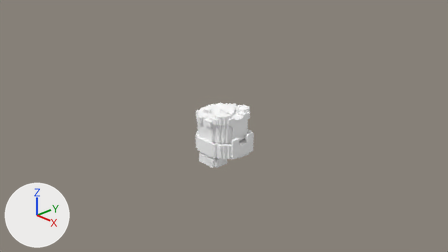
The Blender file src/galois/data/npcs/mossy_mucker_animations.blend, before and after one commit.
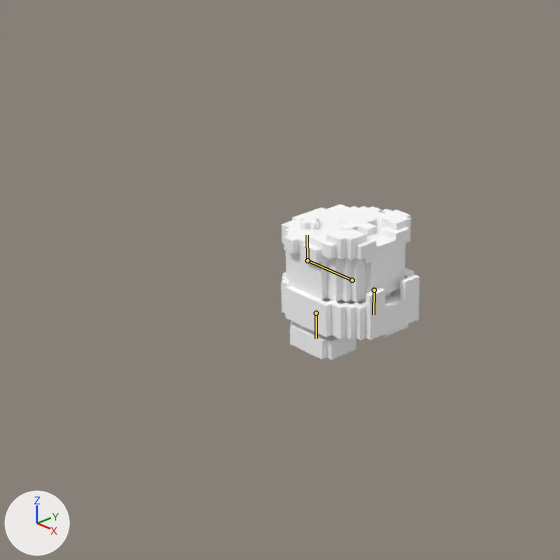
Old and new are each drawn from the file's camera 'Camera' and again close up on the part from 17% to 70% of the width and 7% to 100% of the height. Arrows for +X, +Y and +Z are at lower left; the lights stay in place. The last two pictures show the newer version. The bones that bend it are drawn over the model as lines in the close-ups.

Names of what the first close-up shows: 'Body', 'Head', 'L_Leg', 'R_Leg'.
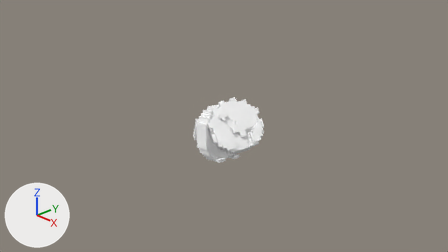
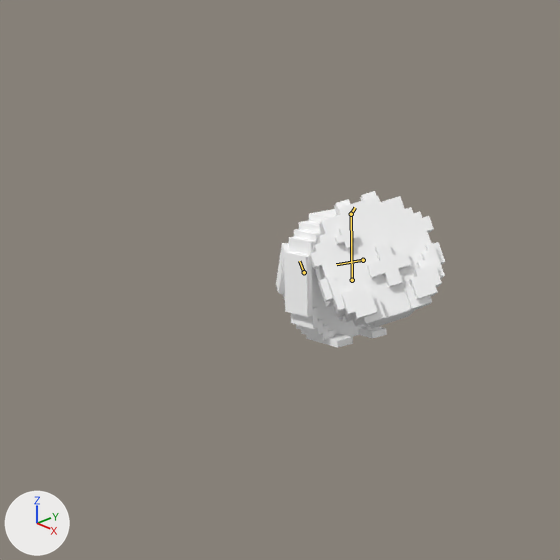
The newer file adds an action. The first version stands in its rest pose; the second is drawn at frame 16 of the action 'Death'.

Boxes (x1, y1, x2, y2) around the edits, measured in the close-ups (560 x 560 px):
'Head', posed (40% taller): before (281, 204, 411, 302); after (309, 191, 445, 329)
'Body', posed: before (281, 268, 420, 340); after (284, 209, 387, 347)
'R_Leg', posed: before (290, 321, 356, 360); after (276, 242, 289, 300)
'L_Leg', posed (not visible afterwards): before (382, 324, 408, 337)
bone 'Body', root to tip: before (352, 280) to (307, 260); after (352, 280) to (351, 214)
bone 'Head', root to tip: before (307, 260) to (307, 235); after (351, 214) to (355, 207)
bone 'R_Leg', root to tip: before (316, 313) to (316, 338); after (304, 272) to (299, 261)
bone 'L_Leg', root to tip: before (374, 290) to (373, 314); after (363, 260) to (336, 264)

The edits, one by one:
Bone 'Body' (bone_body) turns from (0, 0, 0) to (7, 0, 81) degrees about its own x, y and z.
Bone 'Head' (bone_head) turns from (0, 0, 0) to (32, 0, 28) degrees about its own x, y and z.
Bone 'R_Leg' (bone_r_leg) turns from (0, 0, 0) to (-32, 0, -14) degrees about its own x, y and z.
Bone 'L_Leg' (bone_l_leg) turns from (0, 0, 0) to (41, 0, 14) degrees about its own x, y and z.
